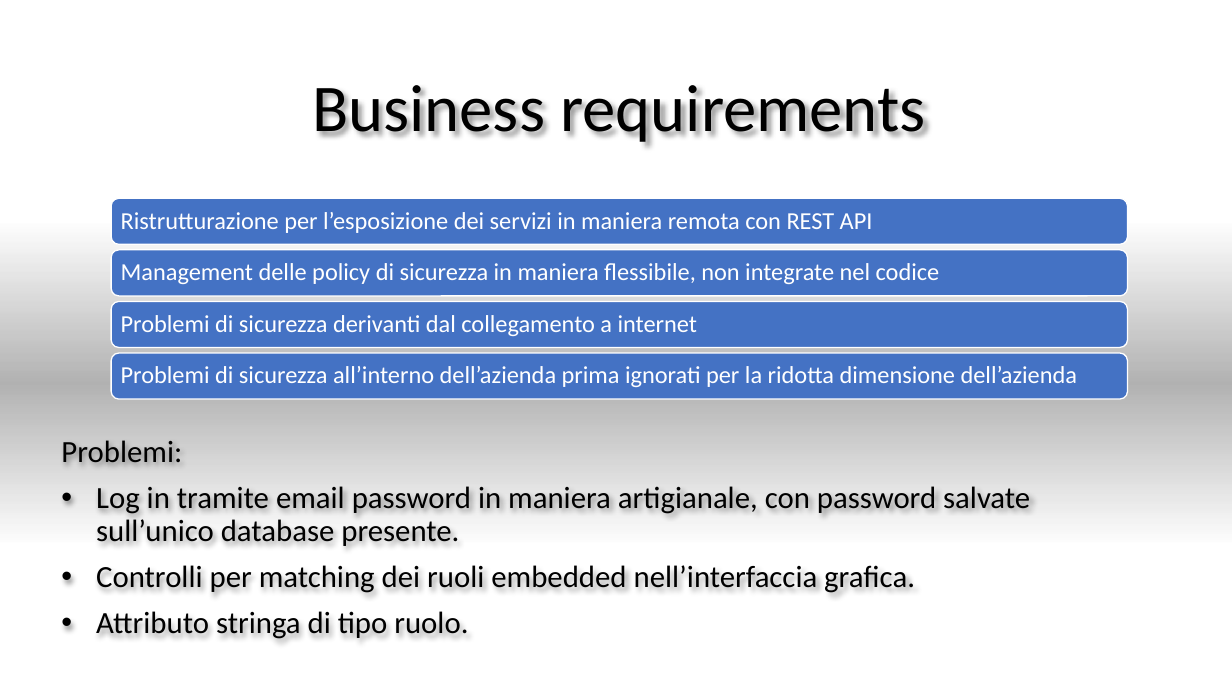
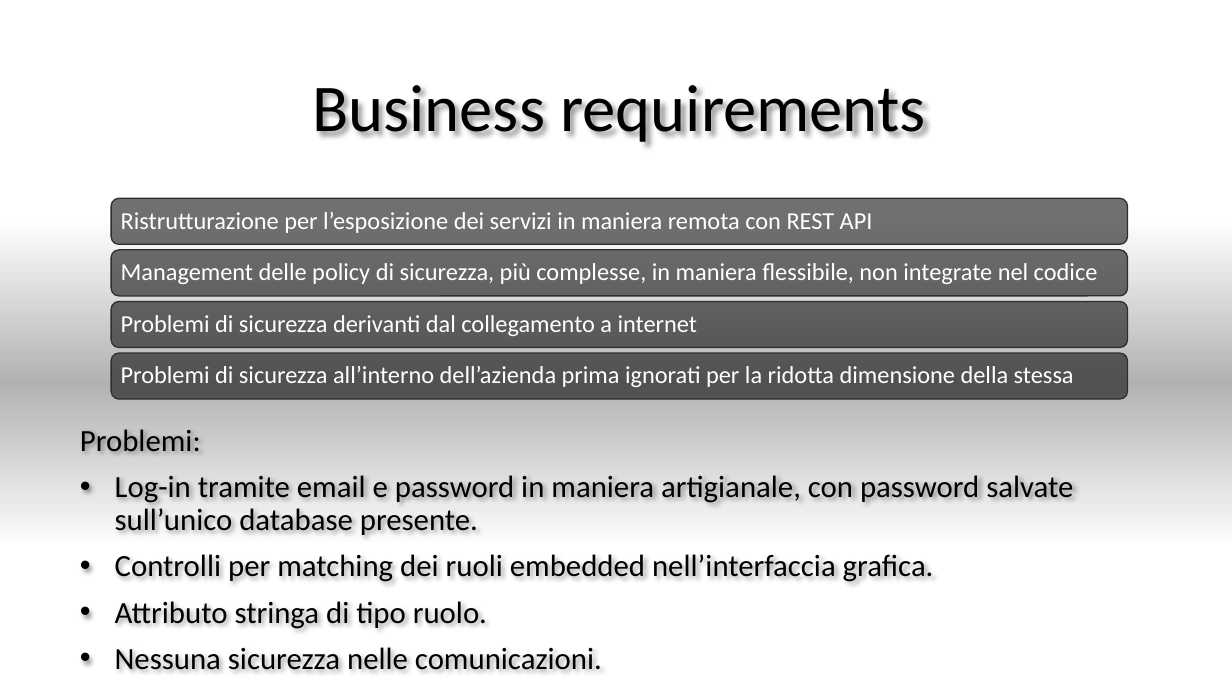
Before and after one commit to marcobarlo/GreenhouseSec, a slide deck: slide 3 of pres.pptx. Drawn at 1232x693 pixels with LibreOffice and Linux fonts; fonts in the diff are those of the drawing; background and template pictures are left out. Boxes give left, top, right and bottom in pixels: in the first picture for what was removed or moved away, otherwise in the second. Text is boxed around its words. In the diff, an @@ line names an element or a change of style, - is before the commit and + after.

```diff
--- a/pres.pptx
+++ b/pres.pptx
@@ text at (121,263,1098,284): text changed @@
-Management delle policy di sicurezza in maniera flessibile, non integrate nel codice
+Management delle policy di sicurezza, più complesse, in maniera flessibile, non integrate nel codice
@@ fill #4472C4 to #111111 at 60% opacity; outline #FFFFFF 1 pt to #2E2E2E 1 pt in 4 elements at (111,199,1128,245), (111,250,1128,296), (111,301,1128,348), (111,353,1128,399) @@
@@ text at (121,366,1074,387): text changed @@
-Problemi di sicurezza all’interno dell’azienda prima ignorati per la ridotta dimensione dell’azienda
+Problemi di sicurezza all’interno dell’azienda prima ignorati per la ridotta dimensione della stessa
@@ text "Problemi:": place and size @@
-text "Problemi:" at (61,440,1030,639)
+text "Problemi:" at (80,429,1073,670)
@@ text at (115,475,1073,535): text changed @@
-• Log in tramite email password in maniera artigianale, con password salvate sull’unico database presente.
+• Log-in tramite email e password in maniera artigianale, con password salvate sull’unico database presente.
@@ text at (115,647,602,670): paragraph added @@
+• Nessuna sicurezza nelle comunicazioni.
```
Also in this commit, not shown: 7 other slides changed, 8 slides added, 1 slide removed, 1 other file.
